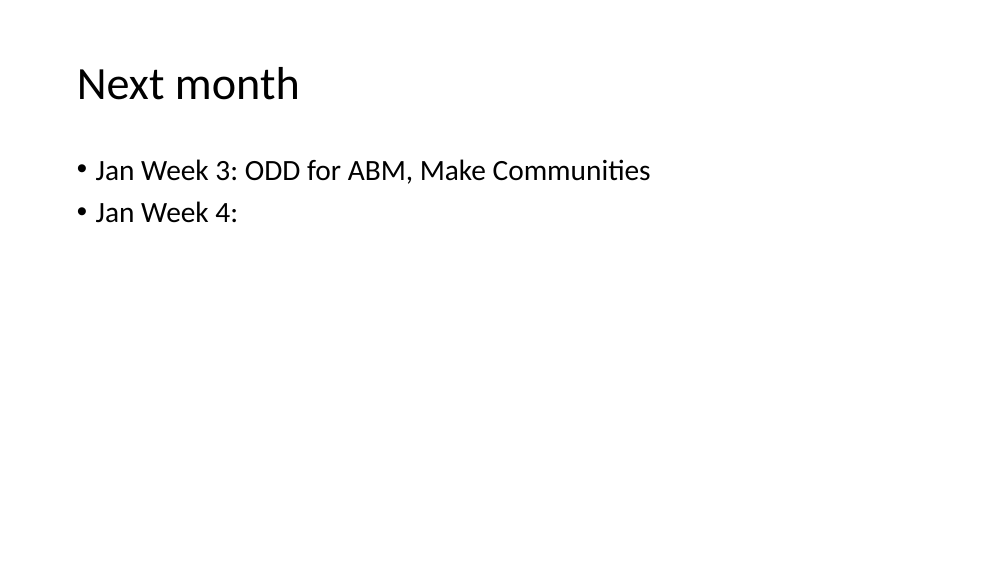
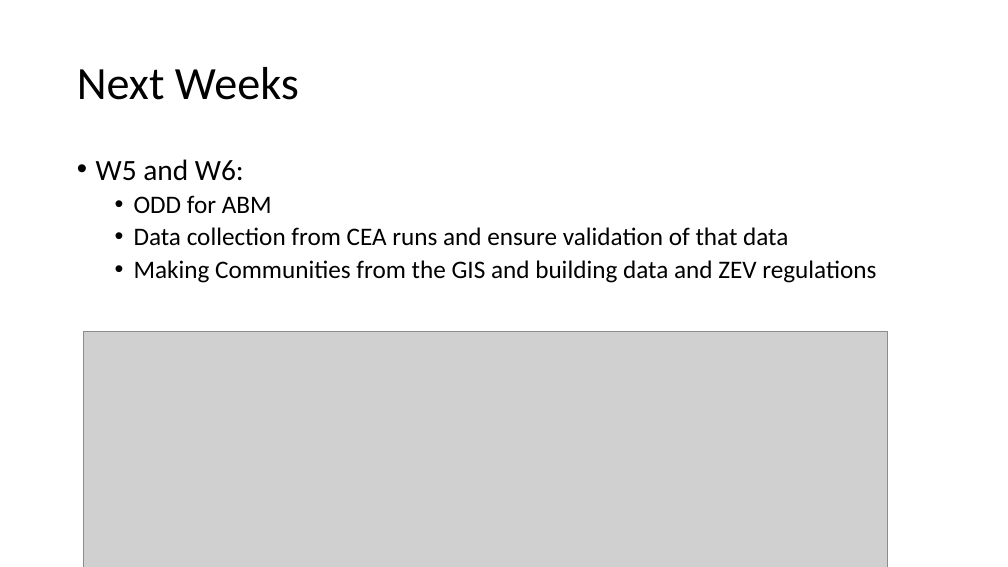
Before and after one commit to prakharmehta95/Thesis, a slide deck: slide 10 of PM/Presentations/PM_ThesisUpdates_Jan11.pptx (slide 11 before the commit). Drawn at 1008x567 pixels with LibreOffice and Linux fonts; fonts in the diff are those of the drawing; grey boxes stand for pictures. Boxes give left, top, right and bottom in pixels: in the first picture for what was removed or moved away, otherwise in the second. Text is boxed around its words. In the diff, an @@ line names an element or a change of style, - is before the commit and + after.

```diff
--- a/PM/Presentations/PM_ThesisUpdates_Jan11.pptx
+++ b/PM/Presentations/PM_ThesisUpdates_Jan11.pptx
@@ title at (77,67,299,100): text changed @@
-Next month
+Next Weeks
@@ text at (96,159,876,283): text changed; size 28 to 24 pt @@
-• Jan Week 3: ODD for ABM, Make Communities
-• Jan Week 4:
+• W5 and W6:
+  • ODD for ABM
+  • Data collection from CEA runs and ensure validation of that data
+  • Making Communities from the GIS and building data and ZEV regulations
@@ picture added at (83,331,888,567) @@
```
Also in this commit, not shown: 7 other slides changed, 1 slide removed, 7 other files.
